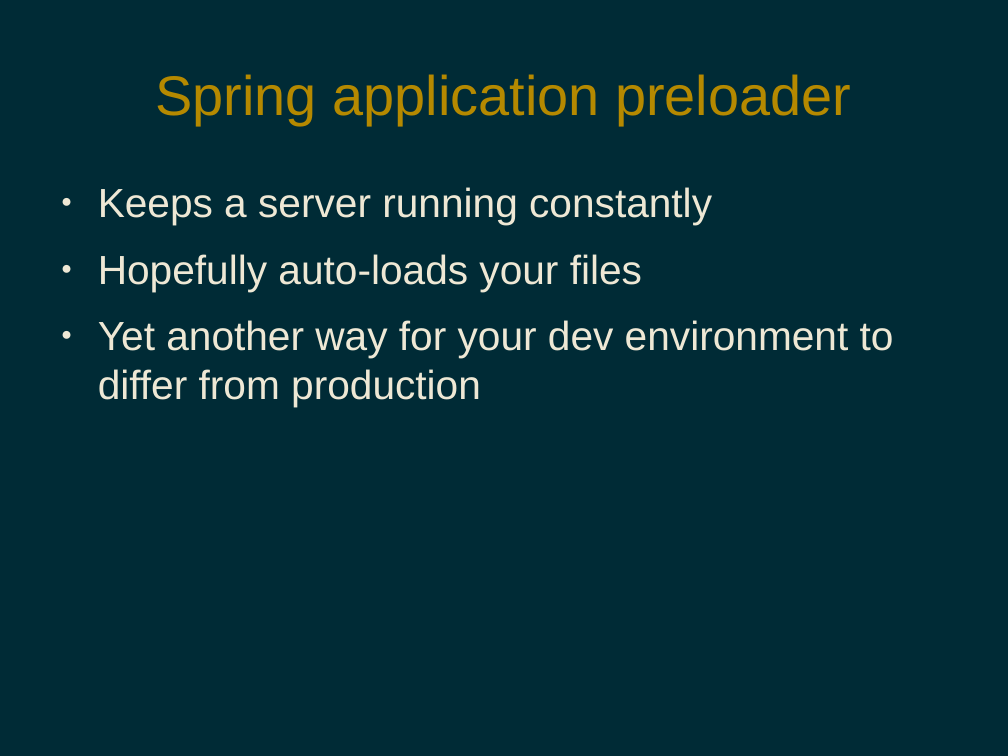
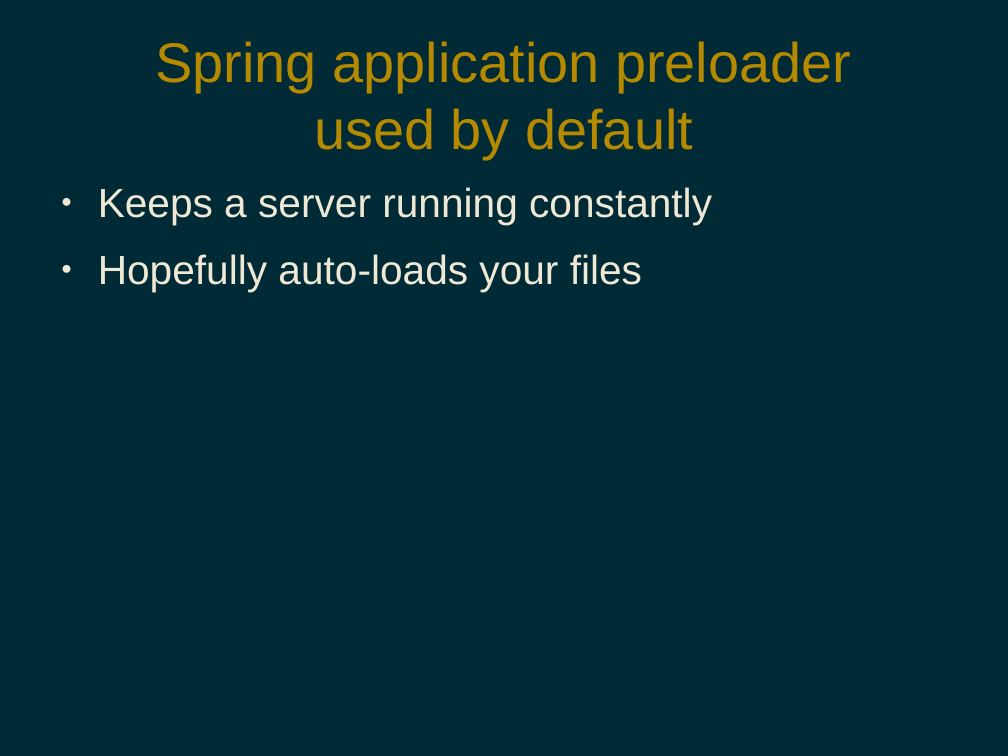
Before and after one commit to pdg137/rails41-pres, a slide deck: slide 3 of new-in-rails-4-1.odp (slide 2 before the commit). Drawn at 1008x756 pixels with LibreOffice and Linux fonts; fonts in the diff are those of the drawing. Boxes give left, top, right and bottom in pixels: in the first picture for what was removed or moved away, otherwise in the second. Text is boxed around its words. In the diff, an @@ line names an element or a change of style, - is before the commit and + after.

```diff
--- a/new-in-rails-4-1.odp
+++ b/new-in-rails-4-1.odp
@@ title at bbox=[156, 41, 851, 159]: text changed @@
-Spring application preloader
+Spring application preloader
+used by default
@@ text at bbox=[98, 320, 894, 407]: paragraph removed @@
-● Yet another way for your dev environment to differ from production
```
Also in this commit, not shown: 4 other slides changed, 6 slides added, 3 slides removed.
